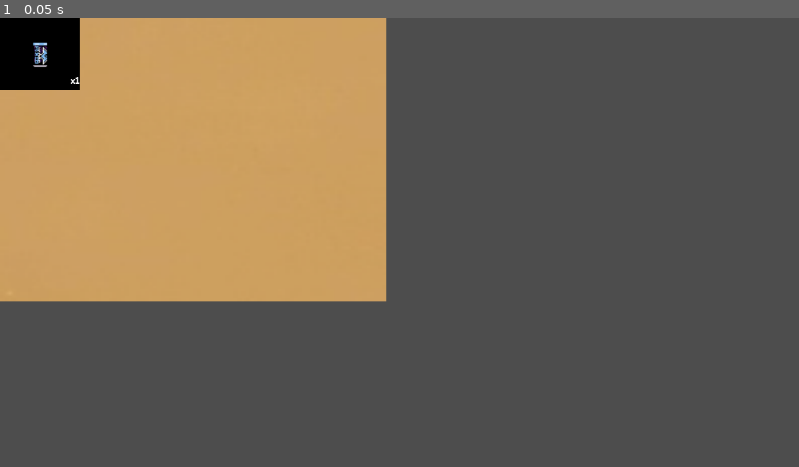
Above: before the commit, frame 1.
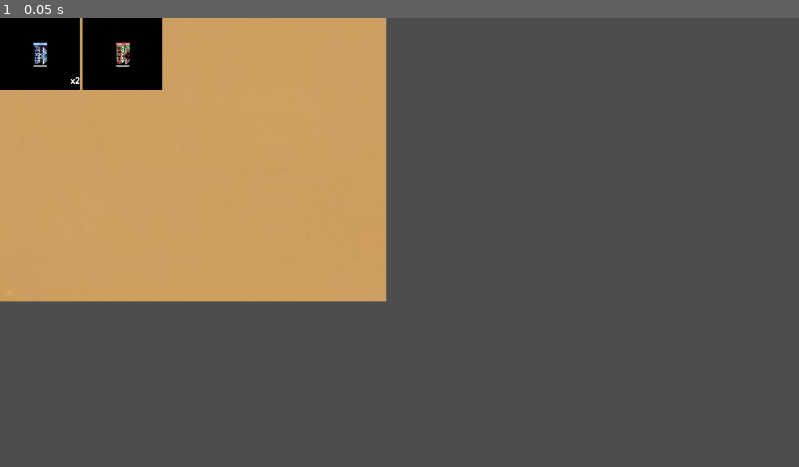
Above: after the commit, the same moment.

Repository: B-Chavez/ModularInventorySystem2D
Game: Godot game, scene res://scenes/main.tscn
The game is run twice, just before and just after one commit, with the same random seed, the same clock (stepped at 60 frames per second) and the same inputs.
Inputs:
- Up to frame 1 (0.05 s): no input

The runs differ from the first frame. In frame 1, 1.6% of the frame differs, in the area x 9-21%, y 0-17%.
Error before the commit: Invalid call. Nonexistent function 'get_children' in base 'Nil'. (res://InventorySystem/UI/UI_scripts/InventoryUI.gd:9)

Commit message:
Logic completed - now displays on UI
Logic has been completed.
Slots populate the inventory background.
Restructured tree nodes and where scripts were attached.

Diff:
--- a/InventorySystem/Inventory.gd
+++ b/InventorySystem/Inventory.gd
@@ -1,10 +1,10 @@
 extends Node
 class_name InventoryMaster
 
+@export var inventory_ui: Node #Set in inspector
+
 var inventoryContainer: Array = [] #Stores each item in here
 @export var inventoryMaxSize: int = 10 #Inventory maximum size, note this is not a constant, so if you wanna change it go ahead. It might break the UI though if you go to high
-@onready var inventory_ui = get_node("../InventoryUI") #Load this variable when InventoryUI instance is available and be able to drag in a node to this
-@onready var grid = $InventoryGrid #Assigns InventoryGrid node to this
 
 var tempItem = preload("res://items/soda_can.tres")
 var tempItem2 = preload("res://items/soda_can2.tres")
@@ -14,15 +14,25 @@
 
 # Called when the node enters the scene tree for the first time.
 func _ready() -> void:
-	add_item(tempItem)
-	add_item(tempItem2)
-	add_item(tempItem)
+	await get_tree().process_frame #Let the scene tree finish building
 
-	print(grid)
-	print(typeof(grid))
 
-	inventory_ui.populate_inventory(inventoryContainer)
-	pass
+	if inventory_ui == null:
+		push_error("inventory_ui is null!")
+		return
+
+	print("Inventory.gd ready() has started")
+	print("inventory_ui =", inventory_ui)
+
+	if not inventory_ui.has_signal("ready_to_populate"):
+		push_error("inventory_ui has no ready_to_populate signal!")
+		return
+
+	inventory_ui.ready_to_populate.connect(Callable(self, "_on_inventory_ui_ready"))
+	print("Manually calling _on_inventory_ui_ready() for debug...")
+	_on_inventory_ui_ready()
+	print("Signal list on inventory_ui: ", inventory_ui.get_signal_list())
+
 # Called every frame. 'delta' is the elapsed time since the previous frame.
 func _process(delta: float) -> void:
 	pass
@@ -44,9 +54,11 @@
 
 	#if there's nothing in the array or it's under the inventoryMaxSize then append a new instance of InventorySlot
 	if inventoryContainer.size() < inventoryMaxSize:
-		inventoryContainer.append(
-			InventorySlot.new()
-		)
+		var new_slot = InventorySlot.new()
+		new_slot.item = item
+		new_slot.count = 1
+		inventoryContainer.append(new_slot)
+		return true
 
 	#Find the InventorySlot that was just appended above here and change the default count to 1
 	for slot in inventoryContainer:
@@ -94,3 +106,15 @@
 		elif slot.item.stackable: #if the variable, stackable, that's in the resource item is true return true
 			return true
 	return false #return false if the item you're placing in the inventory cannot be stacked because the max_stack has been met or was exceeded
+
+func _on_inventory_ui_ready() -> void:
+		print("_on_inventory_ui_ready started")
+
+		print("inventory_ui has populate_inventory()?", inventory_ui.has_method("populate_inventory"))
+
+		add_item(tempItem)
+		add_item(tempItem2)
+		add_item(tempItem)
+
+		print("Calling inventory_ui.populate_inventory(inventoryContainer)")
+		inventory_ui.populate_inventory(inventoryContainer)
--- a/InventorySystem/UI/UI_scripts/InventoryUI.gd
+++ b/InventorySystem/UI/UI_scripts/InventoryUI.gd
@@ -1,16 +1,39 @@
-extends CanvasLayer
+extends Node
 class_name inventory_ui
+
+signal ready_to_populate
 
 @onready var grid = $CanvasLayer/InventoryGrid #Assigns the node only after it's fully ready in the scene
 @export var slot_scene: PackedScene #Loadable, instantiatable scene
 
+func _ready():
+	print("InventoryUI is ready.")
+
+	print("Emitting ready_to_populate signal.")
+	ready_to_populate.emit()
+
+	for child in get_children():
+		print("Child node:", child.name)
+
+	print("Grid from _ready():", grid)
+
+	print("IN UI _ready() — grid is:", grid)
+
+
+
 func populate_inventory(inventory: Array):
-	print("Grid: ",grid)
+	print("Populating inventory. Slots to add:", inventory.size())
+	if grid == null:
+		push_error("populate_inventory: grid is null!")
+		return
+
+	print("Line 20 | Grid: ",grid)
 	for child in grid.get_children(): #clear grid
 		grid.remove_child(child)
 		child.queue_free()
 
 	for slot_data in inventory:
+		print("Slot data item:", slot_data.item.name, "Count:", slot_data.count)
 		var slot_ui = slot_scene.instantiate() #instantiate a new blank slot_scene and assign it to slot_ui
 		grid.add_child(slot_ui) #add the slot_ui to InventoryGrid node as a child
 
--- a/items/soda_can.tres
+++ b/items/soda_can.tres
@@ -5,7 +5,7 @@
 
 [resource]
 script = ExtResource("1_jh5g3")
-id = 0
+id = 1
 name = "Soda Can 1"
 texture = ExtResource("2_s5ehd")
 stackable = true
--- a/items/soda_can2.tres
+++ b/items/soda_can2.tres
@@ -1,13 +1,13 @@
 [gd_resource type="Resource" script_class="ItemResource" load_steps=3 format=3 uid="uid://dp8ho5dswnan5"]
 
 [ext_resource type="Script" uid="uid://cvfc5grvnmjlg" path="res://ItemResource.gd" id="1_soih4"]
-[ext_resource type="Texture2D" uid="uid://fa25jjy0y738" path="res://assets/energy-blau.png" id="2_s4ye8"]
+[ext_resource type="Texture2D" uid="uid://ryii78taecvp" path="res://assets/Energy-grün.png" id="2_soih4"]
 
 [resource]
 script = ExtResource("1_soih4")
-id = 0
-name = "Soda Can"
-texture = ExtResource("2_s4ye8")
+id = 2
+name = "Soda Can 2"
+texture = ExtResource("2_soih4")
 stackable = true
 max_stack = 5
 rarity = "common"
--- a/scenes/InventoryUI.tscn
+++ b/scenes/InventoryUI.tscn
@@ -6,6 +6,7 @@
 
 [node name="InventoryUI" type="CanvasLayer"]
 script = ExtResource("1_l5txx")
+slot_scene = ExtResource("2_l5txx")
 
 [node name="CanvasLayer" type="CanvasLayer" parent="."]
 
@@ -18,6 +19,3 @@
 offset_right = 40.0
 offset_bottom = 40.0
 columns = 4
-
-[node name="SlotUI" parent="CanvasLayer/InventoryGrid" instance=ExtResource("2_l5txx")]
-layout_mode = 2
--- a/scenes/main.tscn
+++ b/scenes/main.tscn
@@ -1,13 +1,14 @@
 [gd_scene load_steps=4 format=3 uid="uid://cnm4r6p75gau2"]
 
 [ext_resource type="Script" uid="uid://di7374u44583n" path="res://InventorySystem/Inventory.gd" id="1_o5qli"]
+[ext_resource type="Script" uid="uid://dujq7fpptvw3g" path="res://scripts/main.gd" id="1_sugp2"]
 [ext_resource type="PackedScene" uid="uid://2e5uwew24h2y" path="res://scenes/InventoryUI.tscn" id="2_0wfyh"]
-[ext_resource type="PackedScene" uid="uid://dcqthkelv3ola" path="res://InventorySystem/UI/UI_scenes/SlotUI.tscn" id="3_sugp2"]
 
 [node name="Main" type="Node"]
+script = ExtResource("1_sugp2")
 
-[node name="Inventory" type="Node" parent="."]
+[node name="Inventory" type="Node" parent="." node_paths=PackedStringArray("inventory_ui")]
 script = ExtResource("1_o5qli")
+inventory_ui = NodePath("../InventoryUI")
 
 [node name="InventoryUI" parent="." instance=ExtResource("2_0wfyh")]
-slot_scene = ExtResource("3_sugp2")
--- /dev/null
+++ b/scripts/main.gd
@@ -0,0 +1,14 @@
+extends Node
+
+
+# Called when the node enters the scene tree for the first time.
+func _ready() -> void:
+	print("Main scene is ready")
+	print("Children:")
+	for child in get_children():
+		print(" - ", child.name)
+
+
+# Called every frame. 'delta' is the elapsed time since the previous frame.
+func _process(delta: float) -> void:
+	pass
Not shown, added: scripts/main.gd.uid
